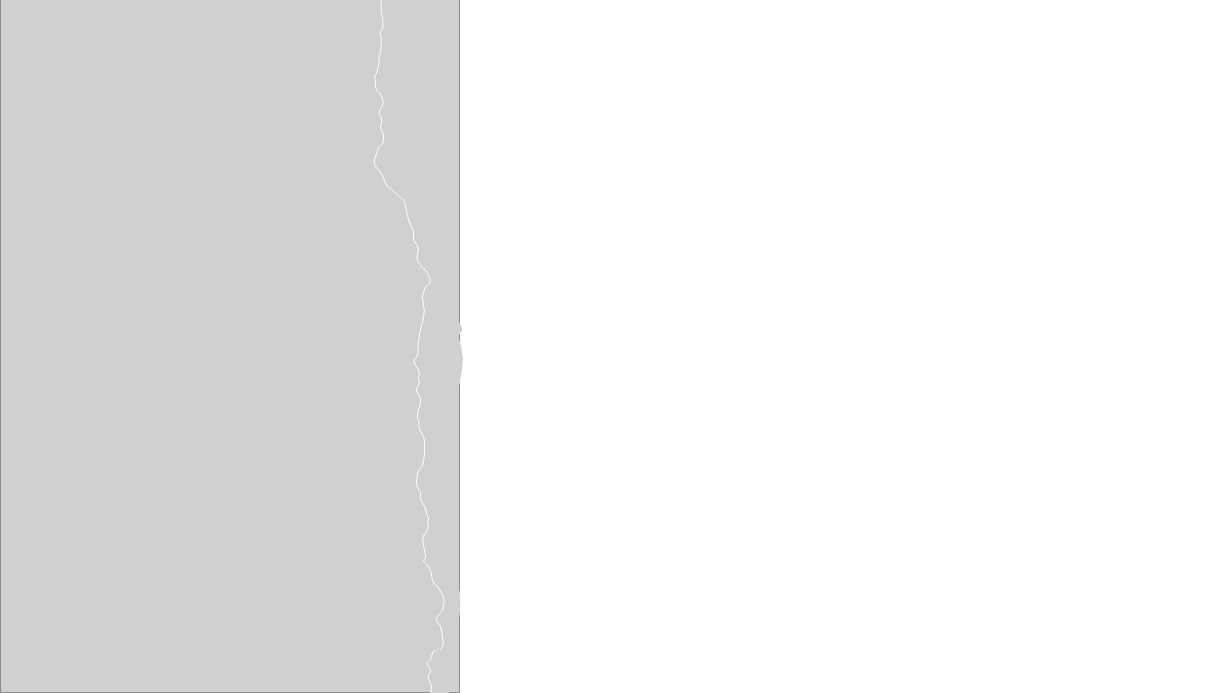
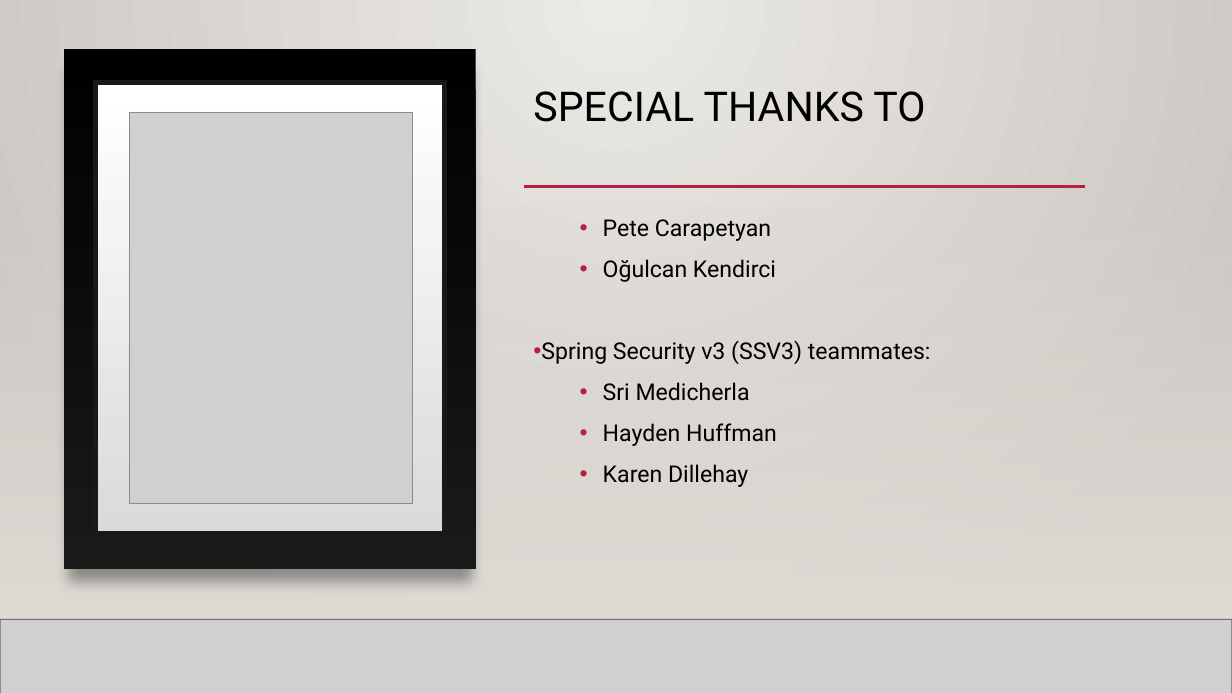
Before and after one commit to fcynnek/Final-Project, a slide deck: slide 2 of Final Project Documentation/Final Project Presentation.pptx. Drawn at 1232x693 pixels with LibreOffice and Linux fonts; fonts in the diff are those of the drawing; grey boxes stand for pictures; background and template pictures are left out. Boxes give left, top, right and bottom in pixels: in the first picture for what was removed or moved away, otherwise in the second. Text is boxed around its words. In the diff, an @@ line names an element or a change of style, - is before the commit and + after.

```diff
--- a/Final Project Documentation/Final Project Presentation.pptx
+++ b/Final Project Documentation/Final Project Presentation.pptx
@@ background #FFFFFF to gradient #ECEAE7 to #CAC7C1 @@
@@ rectangle added at (x1=0, y1=0, x2=1232, y2=693), fill gradient #ECEAE7 to #CAC7C1 @@
@@ freeform shape removed at (x1=373, y1=0, x2=462, y2=693) @@
@@ picture removed at (x1=374, y1=0, x2=463, y2=693) @@
@@ rectangle added at (x1=64, y1=49, x2=476, y2=569), fill gradient #000001 to #191919 @@
@@ rectangle added at (x1=95, y1=82, x2=444, y2=533), fill gradient #DADADA to #FFFFFE, outline #191919 4 pt @@
@@ picture resized from (x1=0, y1=0, x2=459, y2=693) to (x1=130, y1=113, x2=413, y2=504) @@
@@ title added at (x1=533, y1=91, x2=925, y2=122), 32 pt, text #000000 @@
+SPECIAL THANKS TO
@@ rectangle added at (x1=0, y1=204, x2=1232, y2=619), fill gradient #DFDBD5 @@
@@ rectangle added at (x1=0, y1=204, x2=1232, y2=619), fill gradient #DFDBD5 @@
@@ rectangle added at (x1=0, y1=204, x2=1232, y2=619), fill gradient #DFDBD5 @@
@@ line added from (147, 187) to (1118, 187), #B71E42 2.5 pt @@
@@ text "Pete Carapetyan" moved from (x1=529, y1=318, x2=1150, y2=589) to (x1=541, y1=219, x2=931, y2=487) @@
@@ text "Pete Carapetyan" at (x1=541, y1=219, x2=931, y2=487): size 25 to 18 pt, text colour #FFFFFF at 80% opacity to #000000; line spacing 0.9 to 1.2 @@
@@ line added from (525, 187) to (1085, 187), #B71E42 2.5 pt @@
@@ line added from (0, 619) to (1232, 619), #000001 1 pt @@
@@ line added from (0, 619) to (1232, 619), #000001 1 pt @@
@@ picture added at (x1=0, y1=619, x2=1232, y2=693) @@
@@ line added from (0, 619) to (1232, 619), #000001 1 pt @@
```
Also in this commit, not shown: 9 other slides changed.
